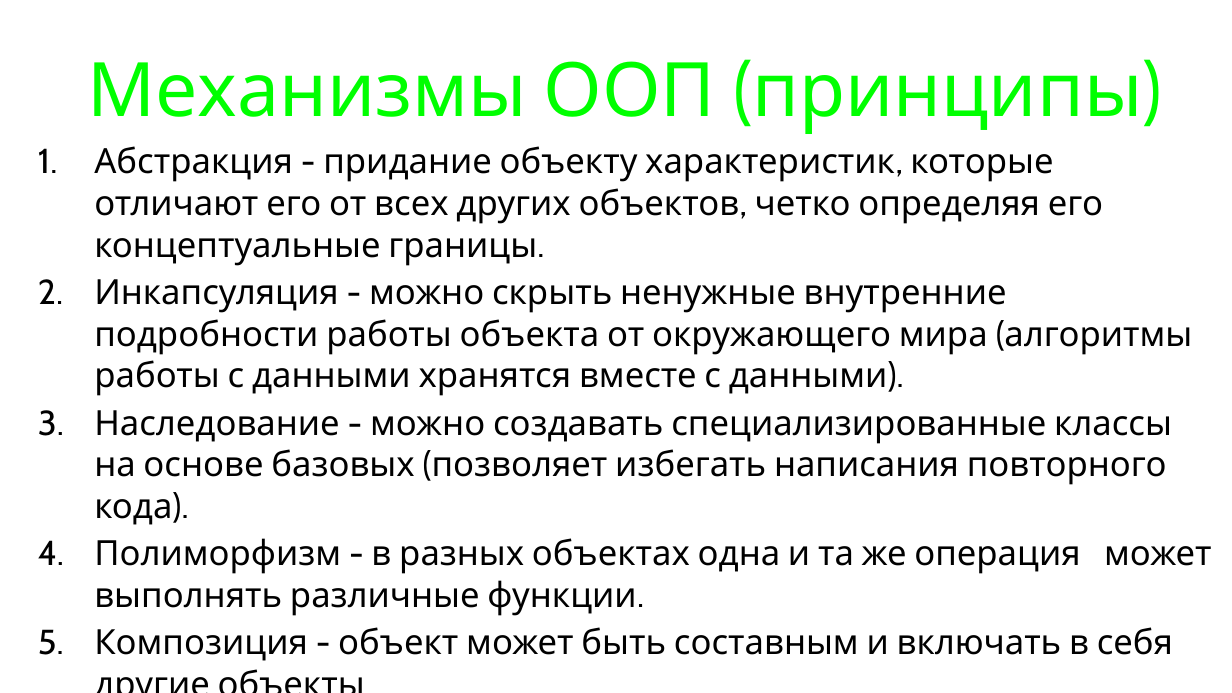
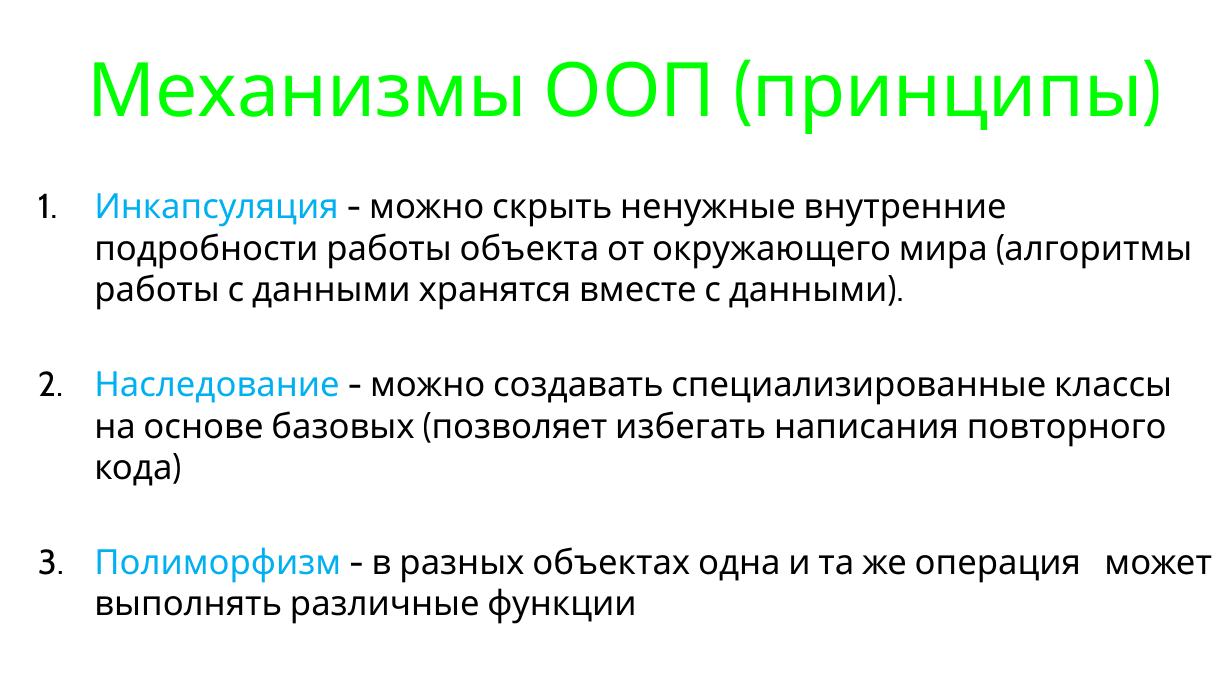
Before and after one commit to maxchv/LearnPython, a slide deck: slide 7 of week08/oop.pptx (slide 6 before the commit). Drawn at 1232x693 pixels with LibreOffice and Linux fonts; fonts in the diff are those of the drawing. Boxes give left, top, right and bottom in pixels: in the first picture for what was removed or moved away, otherwise in the second. Text is boxed around its words. In the diff, an @@ line names an element or a change of style, - is before the commit and + after.

```diff
--- a/week08/oop.pptx
+++ b/week08/oop.pptx
@@ text at (94, 188, 1103, 266): paragraph removed @@
-1. Абстракция - придание объекту характеристик, которые отличают его от всех других объектов, четко определяя его концептуальные границы.
@@ text at (94, 193, 1192, 310): text colour #000000 to #00B0F0 in "Инкапсуляция" @@
@@ text at (94, 371, 1212, 624): text changed @@
-3. Наследование - можно создавать специализированные классы на основе базовых (позволяет избегать написания повторного кода).
-4. Полиморфизм - в разных объектах одна и та же операция может выполнять различные функции.
-5. Композиция - объект может быть составным и включать в себя другие объекты.
+2. Наследование - можно создавать специализированные классы на основе базовых (позволяет избегать написания повторного кода)
+3. Полиморфизм - в разных объектах одна и та же операция может выполнять различные функции
```
Also in this commit, not shown: 1 other slide changed, 25 slides added, 1 slide removed, 2 other files.
